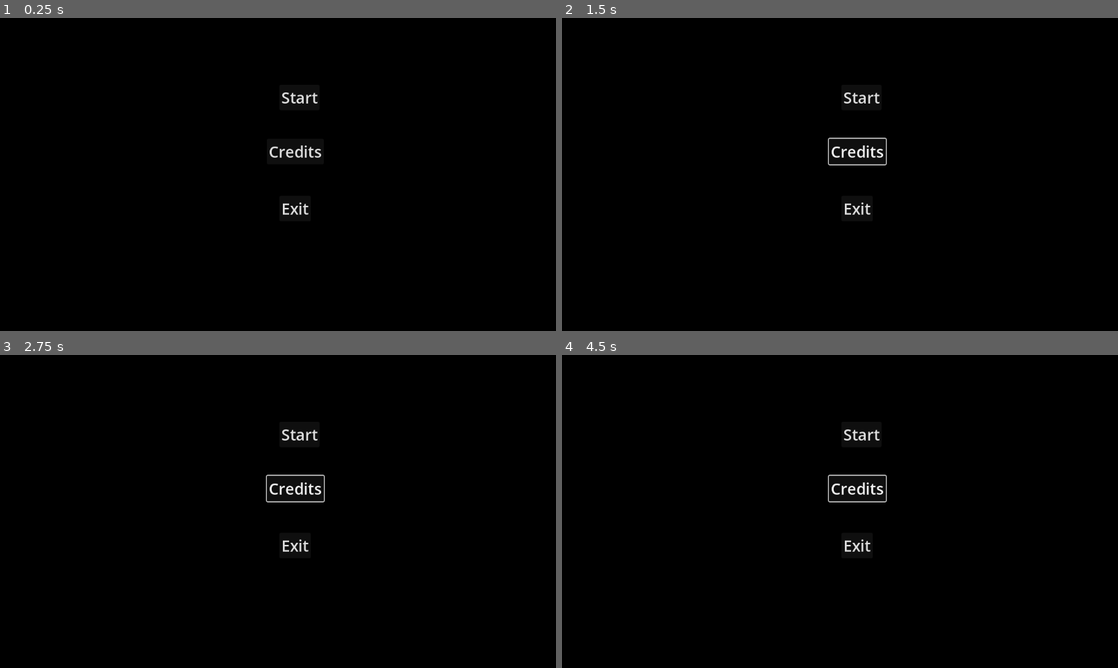
Above: before the commit, frames 1-4 (two rows, left to right).
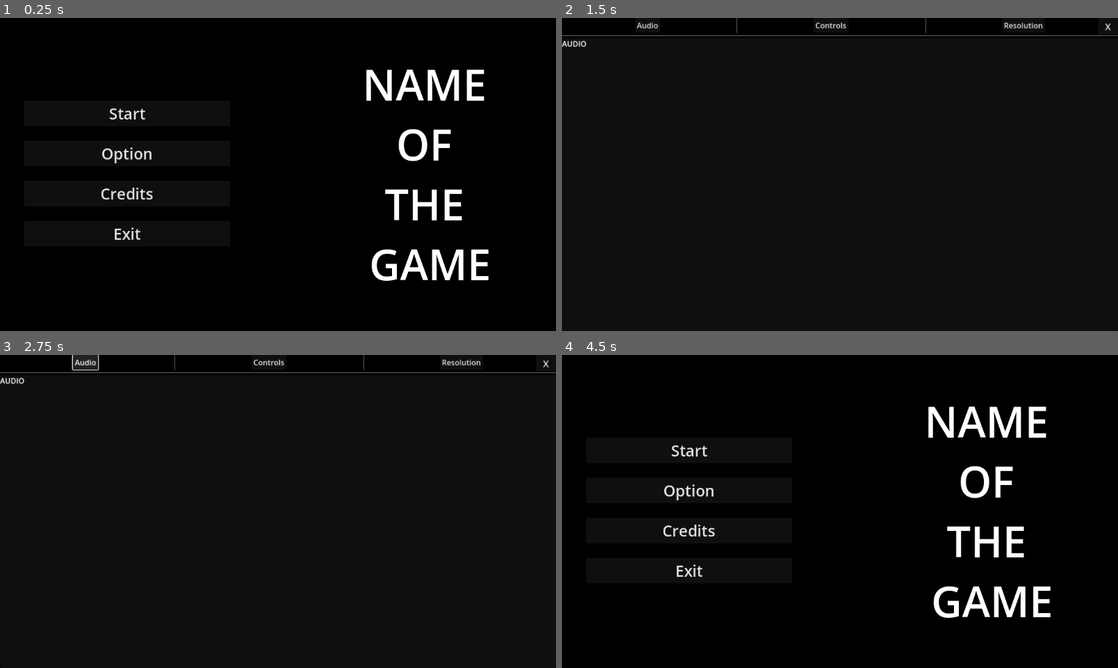
Above: after the commit, the same moments.

Repository: fabio98p/Godot_Template
Game: Godot game, scene res://Menus/MainMenu/main_menu.tscn
The game is run twice, just before and just after one commit, with the same random seed, the same clock (stepped at 60 frames per second) and the same inputs. Before the commit the project starts from res://Menus/main_menu.tscn. The engine's default icon, where the game draws it, is replaced by a stand-in: a white triangle on a blue panel in a dark square.
Inputs (mouse positions are in pixels of both pictures, inside the frame that each line leads up to):
- Up to frame 1 (0.25 s): no input
- Up to frame 2 (1.5 s): click "Credits" at 0.5 s; click (689, 152) at 1.25 s, where only the run after the commit has a clickable "Option"
- Up to frame 3 (2.75 s): click (83, 361) at 2 s, where only the run after the commit has a clickable "Audio"
- Up to frame 4 (4.5 s): click (828, 361) at 2.75 s, where only the run after the commit has a clickable "Controls"; click (1023, 361) at 3.5 s, where only the run after the commit has a clickable "Resolution"; click (1106, 364) at 4.25 s, where only the run after the commit has a clickable "X"

The runs differ from the first frame. In frame 1, 4.0% of the frame differs, in the area x 18-88%, y 16-84%; in frame 2, 1.1%; in frame 3, 1.3%; in frame 4, 4.2%.

Commit message:
edit main menu and add pause menu and options

Diff:
--- a/Levels/level_1.tscn
+++ b/Levels/level_1.tscn
@@ -1,5 +1,6 @@
-[gd_scene load_steps=3 format=3 uid="uid://dlyutofh3wgrc"]
+[gd_scene load_steps=4 format=3 uid="uid://dlyutofh3wgrc"]
 
+[ext_resource type="PackedScene" uid="uid://y0vvytsjrwuw" path="res://Menus/PauseMenu/pause_menu.tscn" id="1_3mhv4"]
 [ext_resource type="PackedScene" uid="uid://br1gwjdp68rt" path="res://Hud/hud.tscn" id="1_dilhk"]
 [ext_resource type="Texture2D" uid="uid://gmuroxlv2inw" path="res://Assets/icon.svg" id="1_n0qsc"]
 
@@ -10,3 +11,9 @@
 [node name="Sprite2D" type="Sprite2D" parent="."]
 position = Vector2(506, 291)
 texture = ExtResource("1_n0qsc")
+
+[node name="Pause_menu" parent="." instance=ExtResource("1_3mhv4")]
+process_mode = 3
+visible = false
+offset_right = 1174.0
+offset_bottom = 666.0
--- a/Menus/main_menu.gd
+++ b/Menus/MainMenu/main_menu.gd
@@ -1,7 +1,11 @@
 extends Control
+@onready var option_menu: PanelContainer = $Option_menu
 
 func _on_start_pressed() -> void:
 	get_tree().change_scene_to_file("res://Levels/level_1.tscn")
+
+func _on_option_pressed() -> void:
+	option_menu.visible = true
 
 func _on_credits_pressed() -> void:
 	print("start credits")
--- /dev/null
+++ b/Menus/MainMenu/main_menu.tscn
@@ -0,0 +1,91 @@
+[gd_scene load_steps=4 format=3 uid="uid://bkv8tqjbut3x4"]
+
+[ext_resource type="Script" uid="uid://cjxuhaw0pt4gv" path="res://Menus/MainMenu/main_menu.gd" id="1_jf8mj"]
+[ext_resource type="PackedScene" uid="uid://cii30g83b4lg7" path="res://Menus/OprionsMenu/option_menu.tscn" id="2_p3jrs"]
+
+[sub_resource type="StyleBoxFlat" id="StyleBoxFlat_p3jrs"]
+bg_color = Color(0, 0, 0, 1)
+
+[node name="MainMenu" type="Control"]
+layout_mode = 3
+anchors_preset = 15
+anchor_right = 1.0
+anchor_bottom = 1.0
+grow_horizontal = 2
+grow_vertical = 2
+script = ExtResource("1_jf8mj")
+
+[node name="Panel" type="Panel" parent="."]
+layout_mode = 0
+offset_left = -16.0
+offset_top = -14.0
+offset_right = 1175.0
+offset_bottom = 661.0
+theme_override_styles/panel = SubResource("StyleBoxFlat_p3jrs")
+
+[node name="HBoxContainer" type="HBoxContainer" parent="."]
+layout_mode = 1
+anchors_preset = -1
+anchor_right = 0.967882
+anchor_bottom = 0.933642
+offset_right = 40.0
+offset_bottom = 40.0
+theme_override_constants/separation = 100
+
+[node name="MarginContainer" type="MarginContainer" parent="HBoxContainer"]
+layout_mode = 2
+size_flags_horizontal = 3
+theme_override_constants/margin_left = 50
+theme_override_constants/margin_right = 50
+
+[node name="VBoxContainer" type="VBoxContainer" parent="HBoxContainer/MarginContainer"]
+layout_mode = 2
+size_flags_horizontal = 3
+theme_override_constants/separation = 30
+alignment = 1
+
+[node name="Start" type="Button" parent="HBoxContainer/MarginContainer/VBoxContainer"]
+layout_mode = 2
+theme_override_font_sizes/font_size = 32
+text = "Start"
+
+[node name="Option" type="Button" parent="HBoxContainer/MarginContainer/VBoxContainer"]
+layout_mode = 2
+theme_override_font_sizes/font_size = 32
+text = "Option"
+
+[node name="Credits" type="Button" parent="HBoxContainer/MarginContainer/VBoxContainer"]
+layout_mode = 2
+theme_override_font_sizes/font_size = 32
+text = "Credits"
+
+[node name="Exit" type="Button" parent="HBoxContainer/MarginContainer/VBoxContainer"]
+layout_mode = 2
+theme_override_font_sizes/font_size = 32
+text = "Exit"
+
+[node name="Label" type="Label" parent="HBoxContainer"]
+layout_mode = 2
+size_flags_horizontal = 3
+theme_override_font_sizes/font_size = 88
+text = "NAME
+OF
+THE
+GAME"
+horizontal_alignment = 1
+
+[node name="Option_menu" parent="." instance=ExtResource("2_p3jrs")]
+visible = false
+layout_mode = 0
+anchors_preset = 0
+anchor_right = 0.0
+anchor_bottom = 0.0
+offset_right = 1174.0
+offset_bottom = 666.0
+grow_horizontal = 1
+grow_vertical = 1
+
+[connection signal="pressed" from="HBoxContainer/MarginContainer/VBoxContainer/Start" to="." method="_on_start_pressed"]
+[connection signal="pressed" from="HBoxContainer/MarginContainer/VBoxContainer/Option" to="." method="_on_option_pressed"]
+[connection signal="pressed" from="HBoxContainer/MarginContainer/VBoxContainer/Credits" to="." method="_on_credits_pressed"]
+[connection signal="pressed" from="HBoxContainer/MarginContainer/VBoxContainer/Exit" to="." method="_on_exit_pressed"]
--- /dev/null
+++ b/Menus/OprionsMenu/option_menu.gd
@@ -0,0 +1,27 @@
+extends PanelContainer
+
+@onready var audio: PanelContainer = %Audio
+@onready var controls: PanelContainer = %Controls
+@onready var resolution: PanelContainer = %Resolution
+
+#func _input(event: InputEvent) -> void:
+	#if event.is_action_pressed()
+
+func _on_audio_button_pressed() -> void:
+	audio.visible = true
+	controls.visible = false
+	resolution.visible = false
+
+func _on_controls_button_pressed() -> void:
+	audio.visible = false
+	controls.visible = true
+	resolution.visible = false
+
+func _on_resolution_button_pressed() -> void:
+	audio.visible = false
+	controls.visible = false
+	resolution.visible = true
+
+func _on_close_pressed() -> void:
+	print("aa")
+	visible = false
--- /dev/null
+++ b/Menus/OprionsMenu/option_menu.tscn
@@ -0,0 +1,106 @@
+[gd_scene load_steps=3 format=3 uid="uid://cii30g83b4lg7"]
+
+[ext_resource type="Script" uid="uid://cbw24ebbkrj3m" path="res://Menus/OprionsMenu/option_menu.gd" id="1_v8jvg"]
+
+[sub_resource type="StyleBoxFlat" id="StyleBoxFlat_v8jvg"]
+bg_color = Color(0, 0, 0, 1)
+
+[node name="Option_menu" type="PanelContainer"]
+self_modulate = Color(0, 0, 0, 1)
+anchors_preset = 15
+anchor_right = 1.0
+anchor_bottom = 1.0
+offset_right = 22.0
+offset_bottom = 18.0
+grow_horizontal = 2
+grow_vertical = 2
+scale = Vector2(0.981261, 0.972962)
+size_flags_horizontal = 4
+size_flags_vertical = 4
+theme_override_styles/panel = SubResource("StyleBoxFlat_v8jvg")
+script = ExtResource("1_v8jvg")
+
+[node name="VBoxContainer" type="VBoxContainer" parent="."]
+layout_mode = 2
+
+[node name="Select_menu" type="HBoxContainer" parent="VBoxContainer"]
+layout_direction = 2
+layout_mode = 2
+size_flags_horizontal = 4
+size_flags_vertical = 0
+theme_override_constants/separation = 160
+
+[node name="AudioButton" type="Button" parent="VBoxContainer/Select_menu"]
+layout_mode = 2
+text = "Audio"
+
+[node name="VSeparator" type="VSeparator" parent="VBoxContainer/Select_menu"]
+layout_mode = 2
+
+[node name="ControlsButton" type="Button" parent="VBoxContainer/Select_menu"]
+layout_mode = 2
+text = "Controls"
+
+[node name="VSeparator2" type="VSeparator" parent="VBoxContainer/Select_menu"]
+layout_mode = 2
+
+[node name="ResolutionButton" type="Button" parent="VBoxContainer/Select_menu"]
+layout_mode = 2
+text = "Resolution"
+
+[node name="VSeparator3" type="VSeparator" parent="VBoxContainer/Select_menu"]
+visible = false
+layout_mode = 2
+
+[node name="HSeparator" type="HSeparator" parent="VBoxContainer"]
+layout_mode = 2
+
+[node name="Audio" type="PanelContainer" parent="VBoxContainer"]
+unique_name_in_owner = true
+layout_mode = 2
+size_flags_vertical = 3
+
+[node name="VBoxContainer" type="VBoxContainer" parent="VBoxContainer/Audio"]
+layout_mode = 2
+
+[node name="Label" type="Label" parent="VBoxContainer/Audio/VBoxContainer"]
+layout_mode = 2
+text = "AUDIO"
+
+[node name="Controls" type="PanelContainer" parent="VBoxContainer"]
+unique_name_in_owner = true
+visible = false
+layout_mode = 2
+size_flags_vertical = 3
+
+[node name="VBoxContainer" type="VBoxContainer" parent="VBoxContainer/Controls"]
+layout_mode = 2
+
+[node name="Label" type="Label" parent="VBoxContainer/Controls/VBoxContainer"]
+layout_mode = 2
+text = "CONTROLS"
+
+[node name="Resolution" type="PanelContainer" parent="VBoxContainer"]
+unique_name_in_owner = true
+visible = false
+layout_mode = 2
+size_flags_vertical = 2
+
+[node name="VBoxContainer" type="VBoxContainer" parent="VBoxContainer/Resolution"]
+layout_mode = 2
+
+[node name="Label" type="Label" parent="VBoxContainer/Resolution/VBoxContainer"]
+layout_mode = 2
+text = "REVOLUTION"
+
+[node name="Close" type="Button" parent="."]
+layout_mode = 2
+size_flags_horizontal = 8
+size_flags_vertical = 0
+theme_override_font_sizes/font_size = 20
+text = "  X  "
+
+[connection signal="pressed" from="VBoxContainer/Select_menu/AudioButton" to="." method="_on_audio_button_pressed"]
+[connection signal="pressed" from="VBoxContainer/Select_menu/ControlsButton" to="." method="_on_controls_button_pressed"]
+[connection signal="pressed" from="VBoxContainer/Select_menu/ResolutionButton" to="." method="_on_resolution_button_pressed"]
+[connection signal="pressed" from="Close" to="." method="_on_close_pressed"]
--- /dev/null
+++ b/Menus/PauseMenu/pause_menu.gd
@@ -0,0 +1,31 @@
+extends PanelContainer
+
+var is_in_pause = false
+
+func _unhandled_input(event: InputEvent) -> void:
+	if event.is_action_pressed("pause_menu"):
+		if is_in_pause:
+			return_to_game()
+		else:
+			pause_game()
+
+func return_to_game():
+	visible = false
+	get_tree().paused = false
+	is_in_pause = false
+
+func pause_game():
+	visible = true
+	get_tree().paused = true
+	is_in_pause = true
+
+
+func _on_return_to_game_button_pressed() -> void:
+	return_to_game()
+
+func _on_option_button_pressed() -> void:
+	pause_game()
+
+func _on_return_to_menu_button_pressed() -> void:
+	get_tree().paused = false
+	get_tree().change_scene_to_file("res://Menus/MainMenu/main_menu.tscn")
--- /dev/null
+++ b/Menus/PauseMenu/pause_menu.tscn
@@ -0,0 +1,62 @@
+[gd_scene load_steps=3 format=3 uid="uid://y0vvytsjrwuw"]
+
+[ext_resource type="Script" uid="uid://c0bew5ur1impr" path="res://Menus/PauseMenu/pause_menu.gd" id="1_oxqkh"]
+
+[sub_resource type="StyleBoxFlat" id="StyleBoxFlat_v8jvg"]
+bg_color = Color(0, 0, 0, 1)
+
+[node name="Pause_menu" type="PanelContainer"]
+process_mode = 2
+self_modulate = Color(0, 0, 0, 1)
+anchors_preset = 15
+anchor_right = 1.0
+anchor_bottom = 1.0
+offset_right = 22.0
+offset_bottom = 18.0
+grow_horizontal = 2
+grow_vertical = 2
+scale = Vector2(0.981261, 0.972962)
+size_flags_horizontal = 4
+size_flags_vertical = 4
+theme_override_styles/panel = SubResource("StyleBoxFlat_v8jvg")
+script = ExtResource("1_oxqkh")
+
+[node name="Close" type="Button" parent="."]
+layout_mode = 2
+size_flags_horizontal = 8
+size_flags_vertical = 0
+theme_override_font_sizes/font_size = 20
+text = "  X  "
+
+[node name="MarginContainer" type="MarginContainer" parent="."]
+layout_mode = 2
+theme_override_constants/margin_left = 300
+theme_override_constants/margin_top = 0
+theme_override_constants/margin_right = 300
+theme_override_constants/margin_bottom = 0
+
+[node name="VBoxContainer" type="VBoxContainer" parent="MarginContainer"]
+layout_mode = 2
+size_flags_vertical = 4
+theme_override_constants/separation = 40
+
+[node name="ReturnToGameButton" type="Button" parent="MarginContainer/VBoxContainer"]
+layout_mode = 2
+theme_override_font_sizes/font_size = 30
+text = "RETURN TO GAME"
+
+[node name="OptionButton" type="Button" parent="MarginContainer/VBoxContainer"]
+layout_mode = 2
+theme_override_font_sizes/font_size = 30
+text = "OPTION
+"
+
+[node name="ReturnToMenuButton" type="Button" parent="MarginContainer/VBoxContainer"]
+layout_mode = 2
+theme_override_font_sizes/font_size = 30
+text = "RETURN TO MENU"
+
+[connection signal="pressed" from="Close" to="." method="_on_close_pressed"]
+[connection signal="pressed" from="MarginContainer/VBoxContainer/ReturnToGameButton" to="." method="_on_return_to_game_button_pressed"]
+[connection signal="pressed" from="MarginContainer/VBoxContainer/OptionButton" to="." method="_on_option_button_pressed"]
+[connection signal="pressed" from="MarginContainer/VBoxContainer/ReturnToMenuButton" to="." method="_on_return_to_menu_button_pressed"]
--- a/Menus/main_menu.tscn
+++ /dev/null
@@ -1,54 +0,0 @@
-[gd_scene load_steps=3 format=3 uid="uid://bkv8tqjbut3x4"]
-
-[ext_resource type="Script" uid="uid://cjxuhaw0pt4gv" path="res://Menus/main_menu.gd" id="1_jf8mj"]
-
-[sub_resource type="StyleBoxFlat" id="StyleBoxFlat_p3jrs"]
-bg_color = Color(0, 0, 0, 1)
-
-[node name="MainMenu" type="Control"]
-layout_mode = 3
-anchors_preset = 15
-anchor_right = 1.0
-anchor_bottom = 1.0
-grow_horizontal = 2
-grow_vertical = 2
-script = ExtResource("1_jf8mj")
-
-[node name="Panel" type="Panel" parent="."]
-layout_mode = 0
-offset_left = -16.0
-offset_top = -14.0
-offset_right = 1175.0
-offset_bottom = 661.0
-theme_override_styles/panel = SubResource("StyleBoxFlat_p3jrs")
-
-[node name="Start" type="Button" parent="."]
-layout_mode = 0
-offset_left = 579.0
-offset_top = 138.0
-offset_right = 662.0
-offset_bottom = 191.0
-theme_override_font_sizes/font_size = 32
-text = "Start"
-
-[node name="Credits" type="Button" parent="."]
-layout_mode = 0
-offset_left = 553.0
-offset_top = 250.0
-offset_right = 671.0
-offset_bottom = 303.0
-theme_override_font_sizes/font_size = 32
-text = "Credits"
-
-[node name="Exit" type="Button" parent="."]
-layout_mode = 0
-offset_left = 579.0
-offset_top = 368.0
-offset_right = 644.0
-offset_bottom = 421.0
-theme_override_font_sizes/font_size = 32
-text = "Exit"
-
-[connection signal="pressed" from="Start" to="." method="_on_start_pressed"]
-[connection signal="pressed" from="Credits" to="." method="_on_credits_pressed"]
-[connection signal="pressed" from="Exit" to="." method="_on_exit_pressed"]
--- a/project.godot
+++ b/project.godot
@@ -37,6 +37,14 @@
 "res://Player/": "green"
 }
 
+[input]
+
+pause_menu={
+"deadzone": 0.2,
+"events": [Object(InputEventKey,"resource_local_to_scene":false,"resource_name":"","device":-1,"window_id":0,"alt_pressed":false,"shift_pressed":false,"ctrl_pressed":false,"meta_pressed":false,"pressed":false,"keycode":0,"physical_keycode":4194305,"key_label":0,"unicode":0,"location":0,"echo":false,"script":null)
+]
+}
+
 [rendering]
 
 renderer/rendering_method="gl_compatibility"
Renamed: Menus/main_menu.gd.uid -> Menus/MainMenu/main_menu.gd.uid
Not shown, added: Menus/OprionsMenu/option_menu.gd.uid
Not shown, added: Menus/PauseMenu/pause_menu.gd.uid
